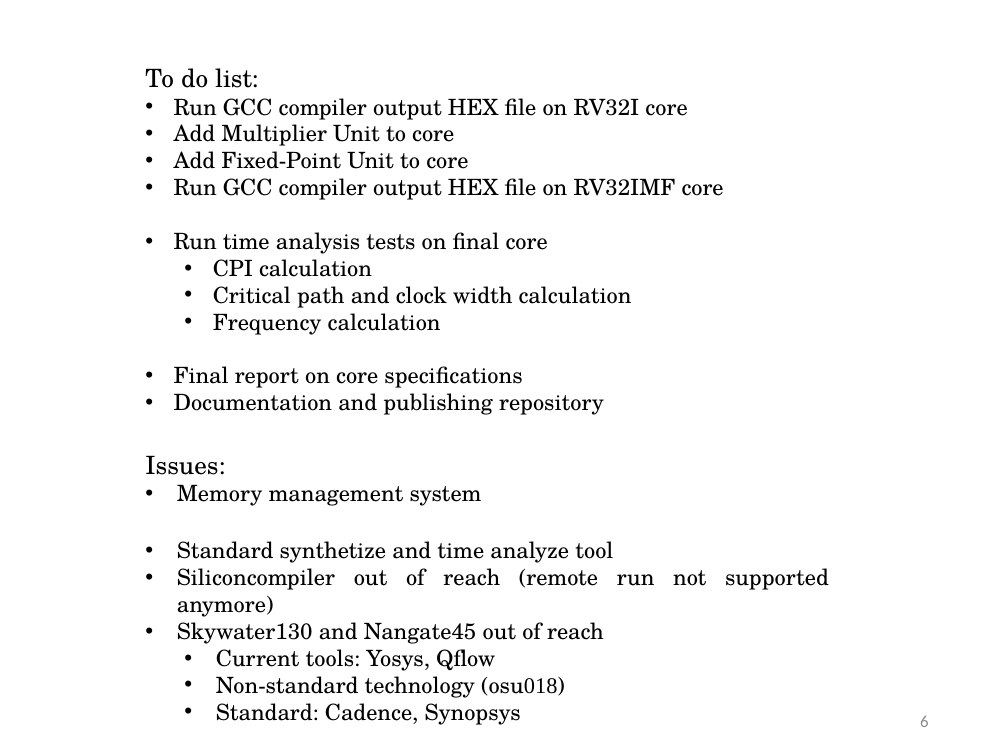
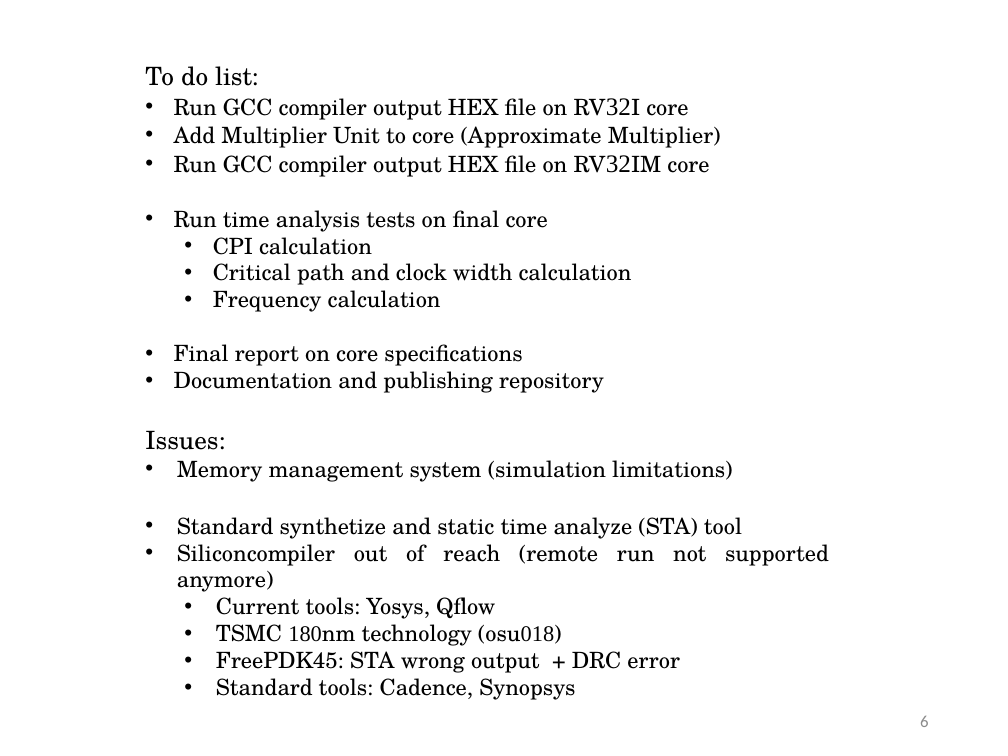
Before and after one commit to phoeniX-Digital-Design/phoeniX, a slide deck: slide 6 of Documents/RV32 CPU Design - August 27th.pptx. Drawn at 1008x756 pixels with LibreOffice and Linux fonts; fonts in the diff are those of the drawing. Boxes give left, top, right and bottom in pixels: in the first picture for what was removed or moved away, otherwise in the second. Text is boxed around its words. In the diff, an @@ line names an element or a change of style, - is before the commit and + after.

```diff
--- a/Documents/RV32 CPU Design - August 27th.pptx
+++ b/Documents/RV32 CPU Design - August 27th.pptx
@@ text at bbox=[174, 98, 688, 120]: size 16 to 18 pt, font TeX Gyre Schola to Times New Roman in "RV32I" @@
@@ text at bbox=[174, 126, 721, 177]: text changed @@
-• Add Multiplier Unit to core
-• Add Fixed-Point Unit to core
-• Run GCC compiler output HEX file on RV32IMF core
+• Add Multiplier Unit to core (Approximate Multiplier)
+• Run GCC compiler output HEX file on RV32IM core
@@ text "Issues:": place and size @@
-text "Issues:" at bbox=[145, 455, 829, 725]
+text "Issues:" at bbox=[145, 430, 829, 673]
@@ text at bbox=[177, 460, 742, 539]: text changed @@
-• Memory management system
-• Standard synthetize and time analyze tool
+• Memory management system (simulation limitations)
+• Standard synthetize and static time analyze (STA) tool
@@ text at bbox=[177, 622, 604, 644]: paragraph removed @@
-• Skywater130 and Nangate45 out of reach
@@ text at bbox=[216, 624, 680, 673]: text changed @@
-  • Non-standard technology (osu018)
-  • Standard: Cadence, Synopsys
+  • TSMC 180nm technology (osu018)
+  • FreePDK45: STA wrong output + DRC error
+  • Standard tools: Cadence, Synopsys
```
Also in this commit, not shown: 1 other slide changed.
